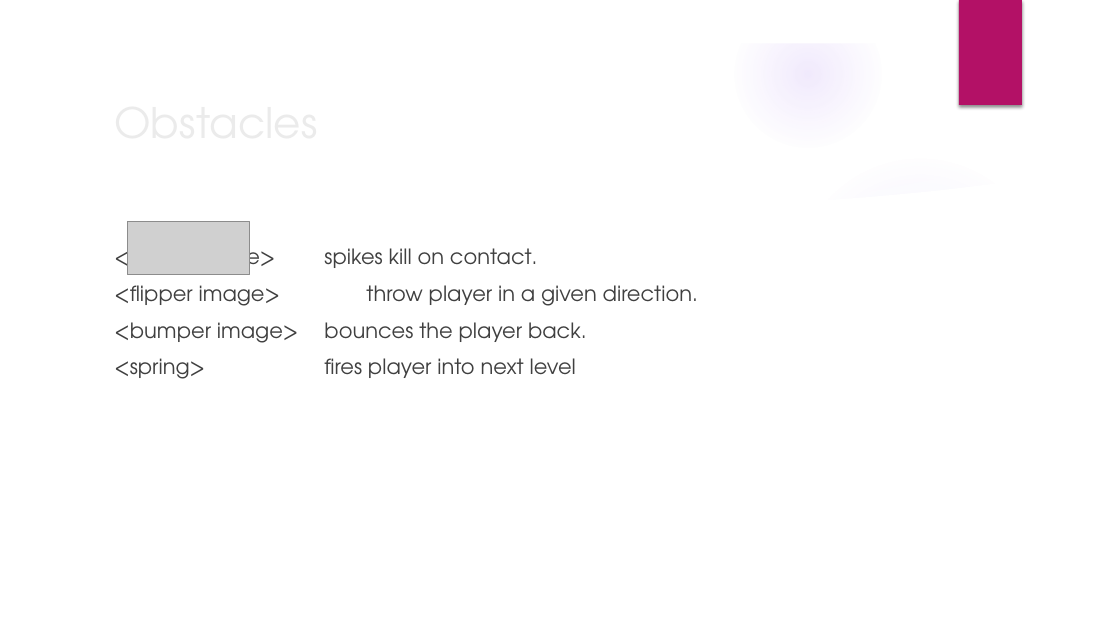
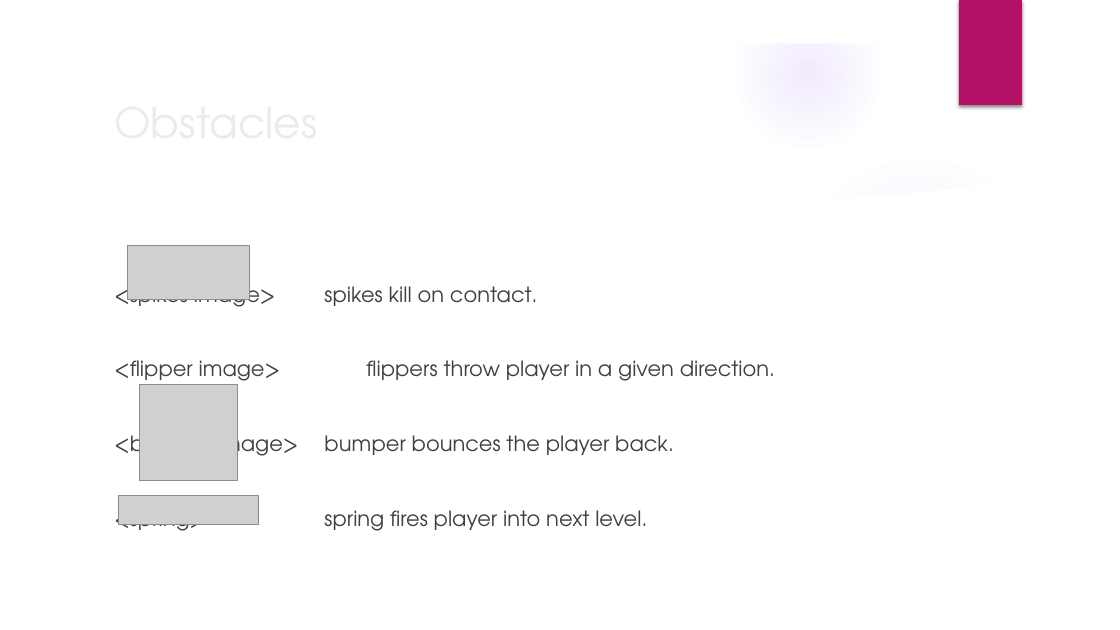
Before and after one commit to dawidK5/NinjaBall, a slide deck: slide 5 of pitchNinja Ball.pptx. Drawn at 1120x630 pixels with LibreOffice and Linux fonts; fonts in the diff are those of the drawing; grey boxes stand for pictures; background and template pictures are left out. Boxes give left, top, right and bottom in pixels: in the first picture for what was removed or moved away, otherwise in the second. Text is boxed around its words. In the diff, an @@ line names an element or a change of style, - is before the commit and + after.

```diff
--- a/pitchNinja Ball.pptx
+++ b/pitchNinja Ball.pptx
@@ picture: place and size @@
-picture at [127,222,250,276]
+picture at [127,246,250,300]
@@ text at [114,280,538,386]: line spacing 1 to 2.5 @@
@@ text at [114,360,775,536]: text changed @@
-<flipper image> throw player in a given direction.
-<bumper image> bounces the player back.
-<spring> fires player into next level
+<flipper image> flippers throw player in a given direction.
+<bumper image> bumper bounces the player back.
+<spring> spring fires player into next level.
@@ picture added at [139,384,238,481] @@
@@ picture added at [118,496,259,525] @@
```
Also in this commit, not shown: 1 other slide changed.
